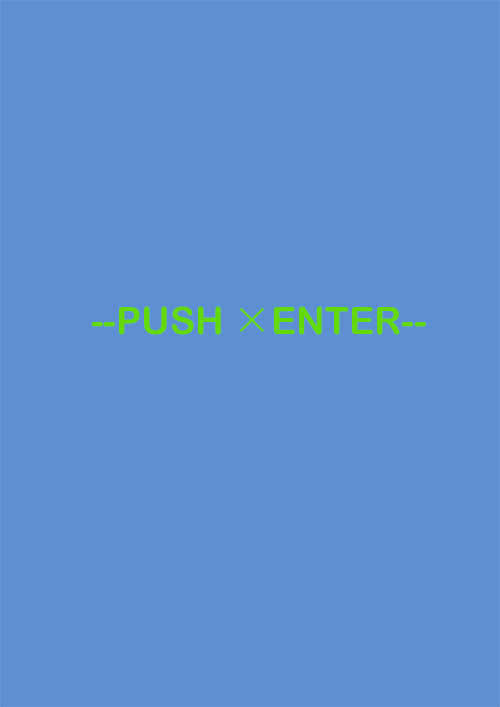
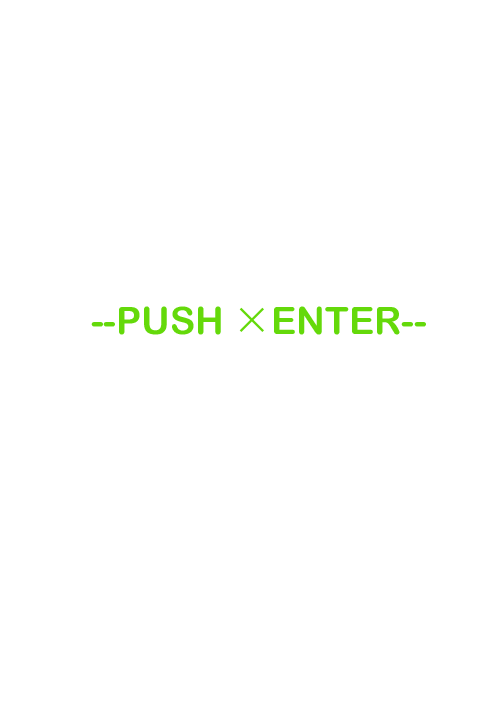
Layered file, before and after one edit (500x707). Changes by layer:
removed layer "レイヤー 1" over [left=0, top=0, right=500, bottom=707]
